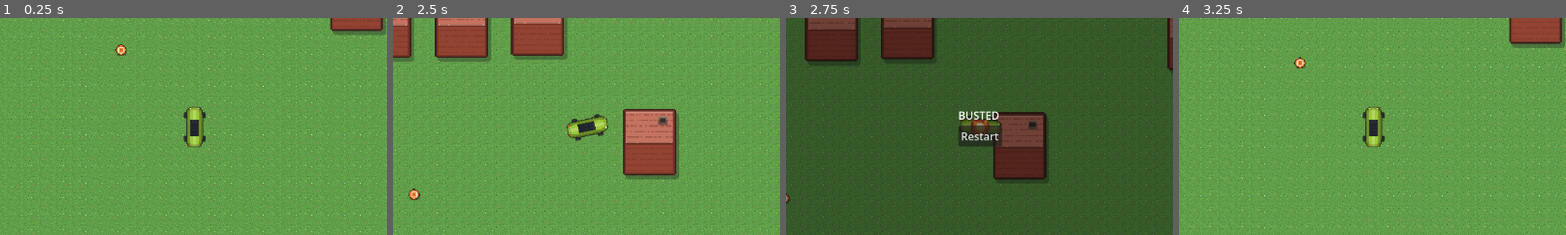
Above: before the commit, frames 1-4 (left to right).
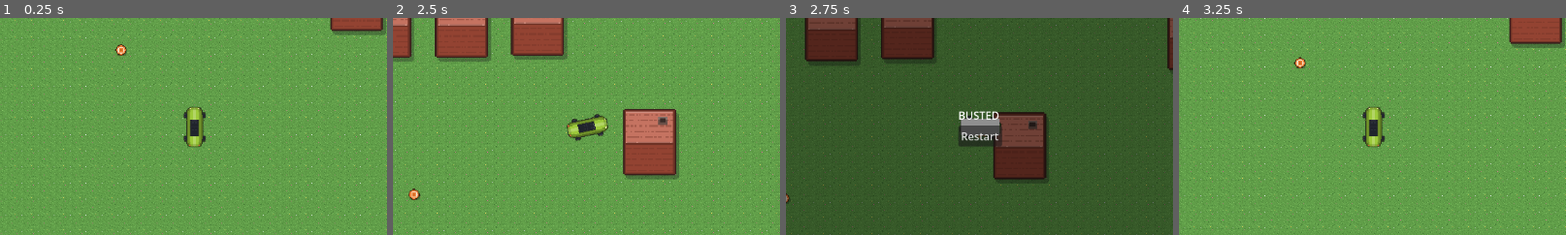
Above: after the commit, the same moments.

Repository: frost1335/car-game
Game: Godot game, scene res://scenes/Game.tscn
Two runs of this game, one before a commit and one after it. Both use one fixed random seed, a clock stepped at 60 frames per second and the inputs below.
Inputs:
- Up to frame 1 (0.25 s): no input
- Up to frame 2 (2.5 s): hold D (turn_right) 0.53-1.28 s; hold Down (brake) 1.28-2.03 s; hold D (turn_right) from 2.03 s (still down)
- Up to frame 3 (2.75 s): keep holding D (turn_right)
- Up to frame 4 (3.25 s): release D (turn_right) at 2.75 s; click "Restart" at 2.75 s
The pictures show only the part of the screen within x 25-75%, y 25-75%; the shares and areas given below are measured in that part.

Frames 1-2 are identical in both runs. In frame 3, 0.7% of the frame differs, in the area x 45-56%, y 46-55%; in frame 4, nothing differs.

Commit message:
ref: change explosion scene

Diff:
--- a/scenes/Explosion.tscn
+++ b/scenes/Explosion.tscn
@@ -12,6 +12,148 @@
 [ext_resource type="Texture2D" uid="uid://bc4ve785up7qd" path="res://assets/fx/explosion/explode_07.png" id="7_jcyuw"]
 [ext_resource type="Texture2D" uid="uid://llqxc0gi0myi" path="res://assets/fx/explosion/explode_08.png" id="8_mcxcc"]
 [ext_resource type="Texture2D" uid="uid://dkb81ois7j7pe" path="res://assets/fx/explosion/explode_09.png" id="9_xaujk"]
+[ext_resource type="Texture2D" uid="uid://bc3njhyrouxqw" path="res://assets/fx/smoke/tiresmoke_02.png" id="13_8h5gn"]
+[ext_resource type="Texture2D" uid="uid://bq1ihy2jnjmey" path="res://assets/cars/van_white.png" id="14_jcyuw"]
+
+[sub_resource type="Animation" id="Animation_mcxcc"]
+length = 0.001
+tracks/0/type = "value"
+tracks/0/imported = false
+tracks/0/enabled = true
+tracks/0/path = NodePath("Debris:emitting")
+tracks/0/interp = 1
+tracks/0/loop_wrap = true
+tracks/0/keys = {
+"times": PackedFloat32Array(0),
+"transitions": PackedFloat32Array(1),
+"update": 1,
+"values": [false]
+}
+tracks/1/type = "value"
+tracks/1/imported = false
+tracks/1/enabled = true
+tracks/1/path = NodePath("Dust:emitting")
+tracks/1/interp = 1
+tracks/1/loop_wrap = true
+tracks/1/keys = {
+"times": PackedFloat32Array(0),
+"transitions": PackedFloat32Array(1),
+"update": 1,
+"values": [false]
+}
+tracks/2/type = "value"
+tracks/2/imported = false
+tracks/2/enabled = true
+tracks/2/path = NodePath("Smoke:emitting")
+tracks/2/interp = 1
+tracks/2/loop_wrap = true
+tracks/2/keys = {
+"times": PackedFloat32Array(0),
+"transitions": PackedFloat32Array(1),
+"update": 1,
+"values": [false]
+}
+
+[sub_resource type="Animation" id="Animation_xaujk"]
+resource_name = "boom"
+length = 4.5
+tracks/0/type = "method"
+tracks/0/imported = false
+tracks/0/enabled = true
+tracks/0/path = NodePath("Debris")
+tracks/0/interp = 1
+tracks/0/loop_wrap = true
+tracks/0/keys = {
+"times": PackedFloat32Array(),
+"transitions": PackedFloat32Array(),
+"values": []
+}
+tracks/1/type = "method"
+tracks/1/imported = false
+tracks/1/enabled = true
+tracks/1/path = NodePath("Dust")
+tracks/1/interp = 1
+tracks/1/loop_wrap = true
+tracks/1/keys = {
+"times": PackedFloat32Array(),
+"transitions": PackedFloat32Array(),
+"values": []
+}
+tracks/2/type = "method"
+tracks/2/imported = false
+tracks/2/enabled = true
+tracks/2/path = NodePath("Flash2")
+tracks/2/interp = 1
+tracks/2/loop_wrap = true
+tracks/2/keys = {
+"times": PackedFloat32Array(),
+"transitions": PackedFloat32Array(),
+"values": []
+}
+tracks/3/type = "value"
+tracks/3/imported = false
+tracks/3/enabled = true
+tracks/3/path = NodePath("Debris:emitting")
+tracks/3/interp = 1
+tracks/3/loop_wrap = true
+tracks/3/keys = {
+"times": PackedFloat32Array(0.26666668),
+"transitions": PackedFloat32Array(1),
+"update": 1,
+"values": [true]
+}
+tracks/4/type = "value"
+tracks/4/imported = false
+tracks/4/enabled = true
+tracks/4/path = NodePath("Dust:emitting")
+tracks/4/interp = 1
+tracks/4/loop_wrap = true
+tracks/4/keys = {
+"times": PackedFloat32Array(0.16666667),
+"transitions": PackedFloat32Array(1),
+"update": 1,
+"values": [true]
+}
+tracks/5/type = "method"
+tracks/5/imported = false
+tracks/5/enabled = true
+tracks/5/path = NodePath("Smoke")
+tracks/5/interp = 1
+tracks/5/loop_wrap = true
+tracks/5/keys = {
+"times": PackedFloat32Array(),
+"transitions": PackedFloat32Array(),
+"values": []
+}
+tracks/6/type = "value"
+tracks/6/imported = false
+tracks/6/enabled = true
+tracks/6/path = NodePath("Smoke:emitting")
+tracks/6/interp = 1
+tracks/6/loop_wrap = true
+tracks/6/keys = {
+"times": PackedFloat32Array(0.099999994, 3.1333334),
+"transitions": PackedFloat32Array(1, 1),
+"update": 1,
+"values": [true, false]
+}
+tracks/7/type = "method"
+tracks/7/imported = false
+tracks/7/enabled = true
+tracks/7/path = NodePath("Fireball")
+tracks/7/interp = 1
+tracks/7/loop_wrap = true
+tracks/7/keys = {
+"times": PackedFloat32Array(),
+"transitions": PackedFloat32Array(),
+"values": []
+}
+
+[sub_resource type="AnimationLibrary" id="AnimationLibrary_dq134"]
+_data = {
+&"RESET": SubResource("Animation_mcxcc"),
+&"boom": SubResource("Animation_xaujk")
+}
 
 [sub_resource type="CanvasItemMaterial" id="CanvasItemMaterial_py1uk"]
 particles_animation = true
@@ -60,11 +202,15 @@
 "speed": 12.0
 }]
 
+[sub_resource type="CanvasItemMaterial" id="CanvasItemMaterial_3unlm"]
+blend_mode = 1
+
 [node name="Explosion" type="Node2D" unique_id=596612792]
 z_index = 10
 script = ExtResource("1_to5er")
 
 [node name="AnimationPlayer" type="AnimationPlayer" parent="." unique_id=1697454387]
+libraries/ = SubResource("AnimationLibrary_dq134")
 
 [node name="Debris" type="CPUParticles2D" parent="." unique_id=192567187]
 material = SubResource("CanvasItemMaterial_py1uk")
@@ -95,6 +241,8 @@
 lifetime = 3.5
 one_shot = true
 explosiveness = 1.0
+emission_shape = 1
+emission_sphere_radius = 20.0
 spread = 180.0
 gravity = Vector2(0, 0)
 initial_velocity_min = 120.0
@@ -112,8 +260,28 @@
 frame_progress = 1.0
 
 [node name="Smoke" type="CPUParticles2D" parent="." unique_id=232226726]
-visible = false
+modulate = Color(0.99607843, 1, 1, 0.34117648)
 emitting = false
-
-[node name="Flash" type="Sprite2D" parent="." unique_id=1443896653]
-visible = false
+amount = 16
+texture = ExtResource("13_8h5gn")
+lifetime = 2.0
+one_shot = true
+speed_scale = 0.3
+explosiveness = 0.9
+emission_shape = 1
+emission_sphere_radius = 40.0
+spread = 180.0
+gravity = Vector2(0, 0)
+initial_velocity_min = 180.0
+initial_velocity_max = 280.0
+damping_min = 300.0
+damping_max = 500.0
+scale_amount_min = 6.0
+scale_amount_max = 10.0
+
+[node name="Flash2" type="Sprite2D" parent="." unique_id=849449123]
+material = SubResource("CanvasItemMaterial_3unlm")
+scale = Vector2(8.142857, 2)
+texture = ExtResource("14_jcyuw")
+region_enabled = true
+region_rect = Rect2(8.038258, 17.21813, 14.061684, 24.362684)
